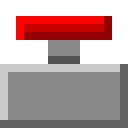
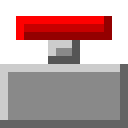
Revision of a layered 128 x 128 image; what changed, layer by layer:
painted on "Extended" over [48, 40, 80, 56]
